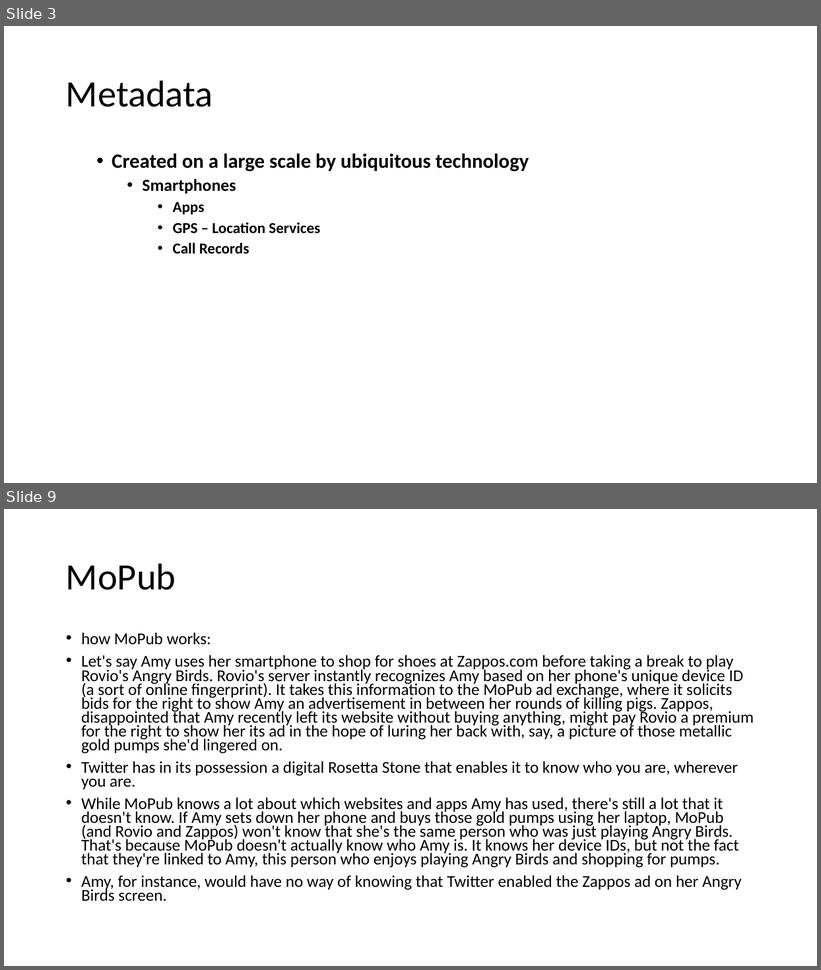
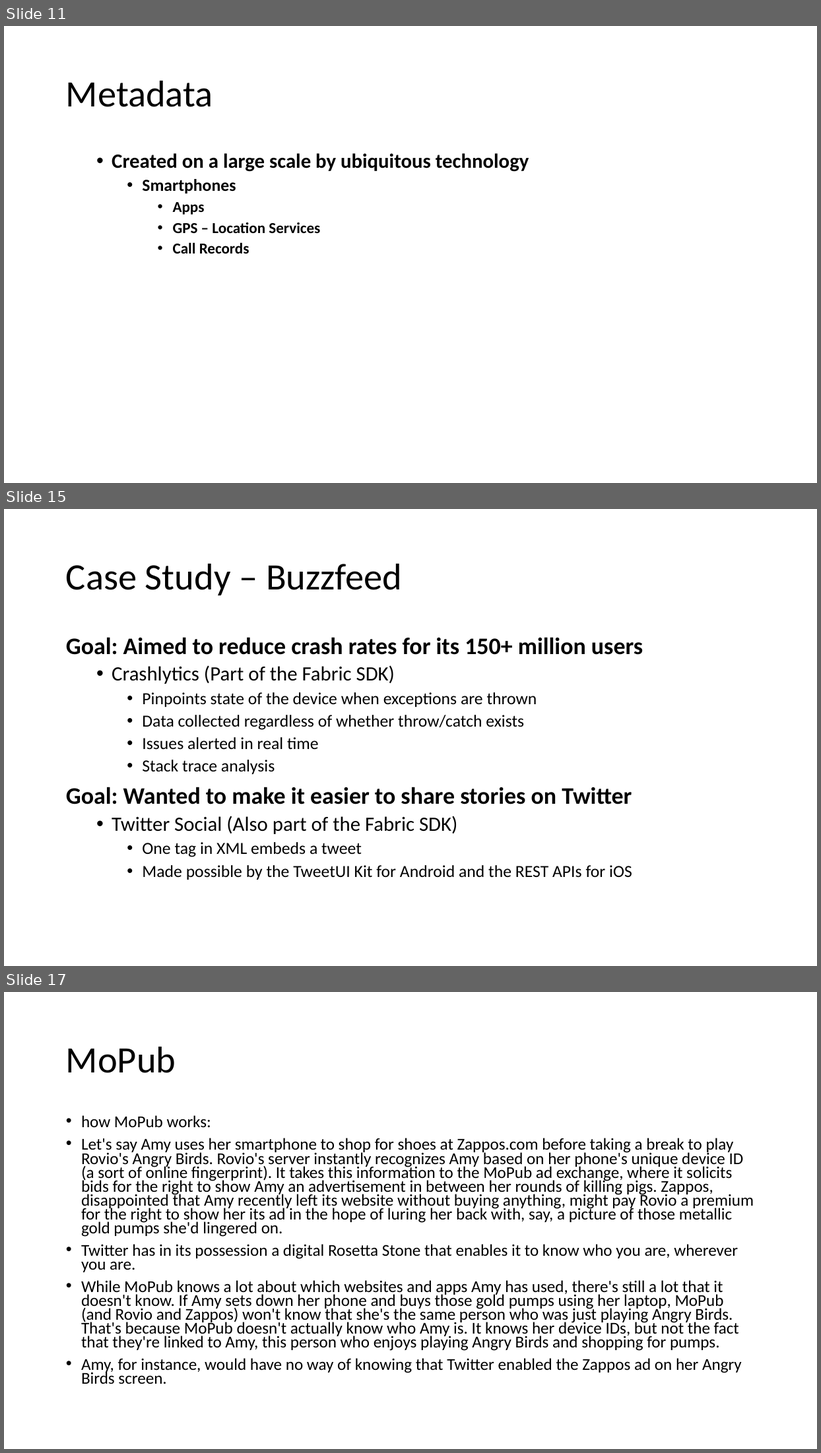
Before and after one commit to deniseygrace/COT-4935-Group-7-Project, a slide deck: Twitter.pptx. Shown one above the other, each under a label of ours: slides 3 and 9 before the commit, slides 11, 15 and 17 after it; the slides between them are not shown. The pictures are 821x970 and 821x1453 pixels, drawn with LibreOffice and Linux fonts; fonts in the diff are those of the drawing. Boxes give left, top, right and bottom in pixels: in the first picture for what was removed or moved away, otherwise in the second. Text is boxed around its words. In the diff, an @@ line names an element or a change of style, - is before the commit and + after.

```diff
--- a/Twitter.pptx
+++ b/Twitter.pptx
@@ slide 15 added at [4, 509, 817, 966], background #FFFFFF @@
@@ title added at [66, 563, 402, 595], 44 pt, text #000000 @@
+Case Study – Buzzfeed
@@ text added at [66, 637, 643, 880], 20 pt, text #000000 @@
+Goal: Aimed to reduce crash rates for its 150+ million users
+  • Crashlytics (Part of the Fabric SDK)
+    • Pinpoints state of the device when exceptions are thrown
+    • Data collected regardless of whether throw/catch exists
+    • Issues alerted in real time
+    • Stack trace analysis
+Goal: Wanted to make it easier to share stories on Twitter
+  • Twitter Social (Also part of the Fabric SDK)
+    • One tag in XML embeds a tweet
+    • Made possible by the TweetUI Kit for Android and the REST APIs for iOS
@@ what was slide 3 is now slide 11 @@
@@ what was slide 9 is now slide 17 @@
```
Also in this commit, not shown: 5 slides changed, 10 other slides added.
